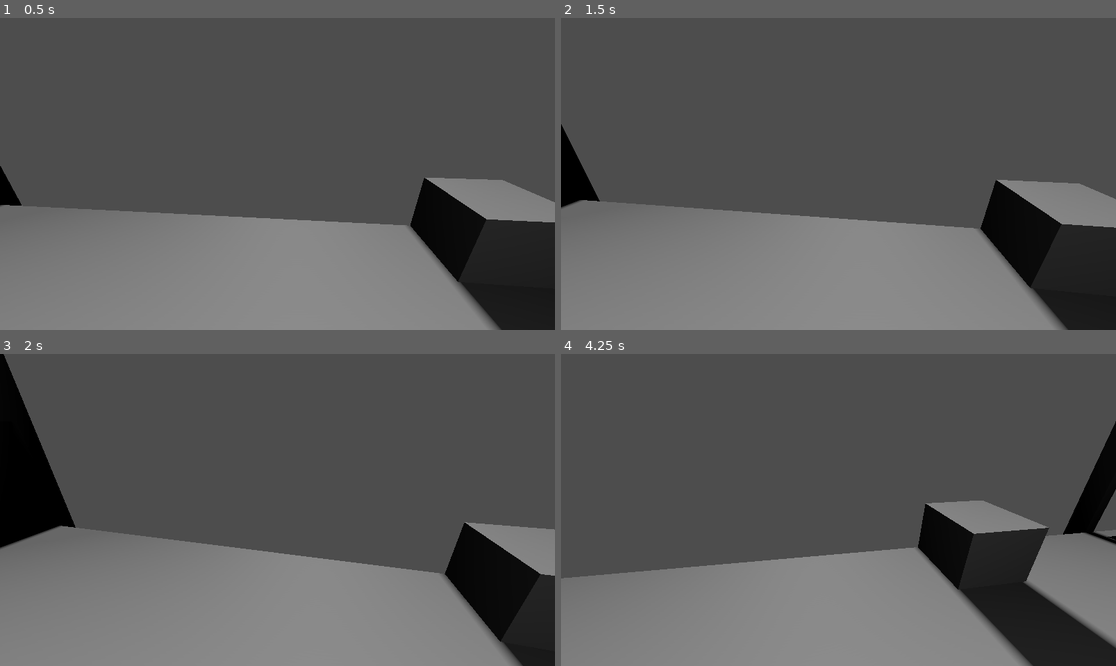
Above: before the commit, frames 1-4 (two rows, left to right).
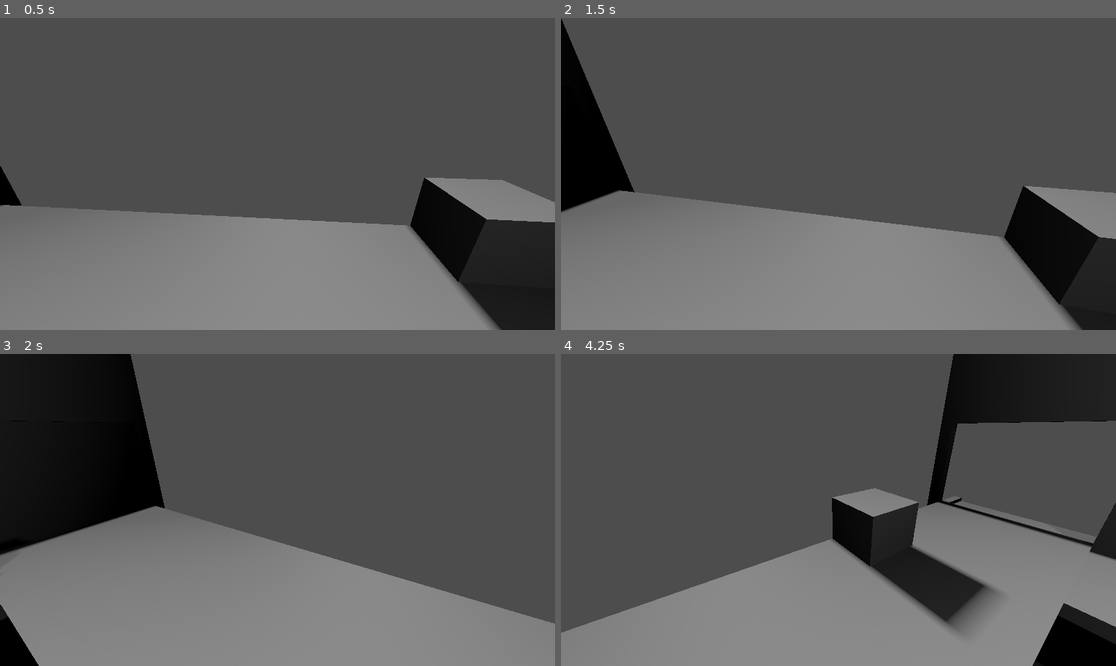
Above: after the commit, the same moments.

Repository: KristenKaiser/BadIdeas2026
Game: Godot game, scene res://Scenes/Main.tscn
Two runs of this game, one before a commit and one after it. Both use one fixed random seed, a clock stepped at 60 frames per second and the inputs below.
Inputs (mouse positions are in pixels of both pictures, inside the frame that each line leads up to):
- Up to frame 1 (0.5 s): no input
- Up to frame 2 (1.5 s): tap Enter at 0.5 s; move the mouse to (960, 158) at 0.52 s; hold Right (ui_right) 0.53-1.28 s; click (960, 158) at 0.67 s; tap Space at 1.25 s; move the mouse to (727, 189) at 1.27 s; hold Left (ui_left) from 1.28 s (still down); click (727, 189) at 1.42 s
- Up to frame 3 (2 s): keep holding Left (ui_left)
- Up to frame 4 (4.25 s): move the mouse to (894, 441) at 2.02 s; release Left (ui_left) at 2.03 s; hold Right (ui_right) 2.03-3.53 s; click (894, 441) at 2.17 s; tap Enter at 2.75 s; move the mouse to (810, 572) at 2.77 s; click (810, 572) at 2.92 s; tap Space at 3.5 s; move the mouse to (1005, 556) at 3.52 s; hold Left (ui_left) from 3.53 s (still down); click (1005, 556) at 3.67 s

Frame 1 is identical in both runs. In frame 2, 7.4% of the frame differs, in the area x 0-100%, y 0-100%; in frame 3, 21%; in frame 4, 27%.

Commit message:
added metrics graph at end of days

Diff:
--- a/bad-ideas-game-jam-2026/Scenes/UI.tscn
+++ b/bad-ideas-game-jam-2026/Scenes/UI.tscn
@@ -1,7 +1,8 @@
-[gd_scene load_steps=3 format=3 uid="uid://5bo23abi3m8c"]
+[gd_scene load_steps=4 format=3 uid="uid://5bo23abi3m8c"]
 
 [ext_resource type="Script" uid="uid://bv4sf2asekh6w" path="res://Scripts/ui.gd" id="1_w371h"]
 [ext_resource type="Script" uid="uid://y8xgidbk47pa" path="res://Scripts/metrics_report.gd" id="2_nxvpl"]
+[ext_resource type="Script" uid="uid://c8fj70611m1yu" path="res://Scripts/score_graph.gd" id="3_dewlx"]
 
 [node name="UI" type="Control" node_paths=PackedStringArray("metrics_card")]
 layout_mode = 3
@@ -14,12 +15,16 @@
 script = ExtResource("1_w371h")
 metrics_card = NodePath("Metrics_Report")
 
-[node name="Metrics_Report" type="CanvasLayer" parent="." node_paths=PackedStringArray("missing_items_label", "incorrect_items_label", "shipped_items_label")]
+[node name="Metrics_Report" type="CanvasLayer" parent="." node_paths=PackedStringArray("missing_items_label", "incorrect_items_label", "shipped_items_label", "missing_items_graph", "incorrect_items_graph", "mistakes_graph", "graphs")]
 visible = false
 script = ExtResource("2_nxvpl")
 missing_items_label = NodePath("VBoxContainer/Missing_Items")
 incorrect_items_label = NodePath("VBoxContainer/Incorrect_Items")
 shipped_items_label = NodePath("VBoxContainer/Shipped_Items")
+missing_items_graph = NodePath("VBoxContainer/Graphs/HBoxContainer/VBoxContainer/missing_items_graph")
+incorrect_items_graph = NodePath("VBoxContainer/Graphs/HBoxContainer/VBoxContainer2/wrong_items_graph")
+mistakes_graph = NodePath("VBoxContainer/Graphs/HBoxContainer2/mistakes_graph")
+graphs = NodePath("VBoxContainer/Graphs")
 
 [node name="ColorRect" type="ColorRect" parent="Metrics_Report"]
 anchors_preset = 15
@@ -27,7 +32,7 @@
 anchor_bottom = 1.0
 grow_horizontal = 2
 grow_vertical = 2
-color = Color(0, 0, 0, 1)
+color = Color(0.9515795, 0.95157963, 0.9515795, 1)
 
 [node name="VBoxContainer" type="VBoxContainer" parent="Metrics_Report"]
 anchors_preset = 15
@@ -40,24 +45,81 @@
 
 [node name="Header" type="Label" parent="Metrics_Report/VBoxContainer"]
 layout_mode = 2
+theme_override_colors/font_color = Color(0, 0, 0, 1)
 text = "Metrics Report"
 horizontal_alignment = 1
 vertical_alignment = 1
 
 [node name="Shipped_Items" type="Label" parent="Metrics_Report/VBoxContainer"]
 layout_mode = 2
+theme_override_colors/font_color = Color(0, 0, 0, 1)
 text = "Missing Items: "
 
 [node name="Missing_Items" type="Label" parent="Metrics_Report/VBoxContainer"]
 layout_mode = 2
+theme_override_colors/font_color = Color(0, 0, 0, 1)
 text = "Missing Items: "
 
 [node name="Incorrect_Items" type="Label" parent="Metrics_Report/VBoxContainer"]
 layout_mode = 2
+theme_override_colors/font_color = Color(0, 0, 0, 1)
 text = "Incorrect Items: "
+
+[node name="Graphs" type="VBoxContainer" parent="Metrics_Report/VBoxContainer"]
+visible = false
+layout_mode = 2
+size_flags_vertical = 3
+
+[node name="HBoxContainer" type="HBoxContainer" parent="Metrics_Report/VBoxContainer/Graphs"]
+layout_mode = 2
+size_flags_vertical = 3
+
+[node name="VBoxContainer" type="VBoxContainer" parent="Metrics_Report/VBoxContainer/Graphs/HBoxContainer"]
+layout_mode = 2
+size_flags_horizontal = 3
+
+[node name="Label" type="Label" parent="Metrics_Report/VBoxContainer/Graphs/HBoxContainer/VBoxContainer"]
+layout_mode = 2
+theme_override_colors/font_color = Color(0, 0, 0, 1)
+text = "Percent Items Missing"
+
+[node name="missing_items_graph" type="ColorRect" parent="Metrics_Report/VBoxContainer/Graphs/HBoxContainer/VBoxContainer"]
+layout_mode = 2
+size_flags_vertical = 3
+script = ExtResource("3_dewlx")
+
+[node name="VBoxContainer2" type="VBoxContainer" parent="Metrics_Report/VBoxContainer/Graphs/HBoxContainer"]
+layout_mode = 2
+size_flags_horizontal = 3
+size_flags_vertical = 3
+
+[node name="Label2" type="Label" parent="Metrics_Report/VBoxContainer/Graphs/HBoxContainer/VBoxContainer2"]
+layout_mode = 2
+theme_override_colors/font_color = Color(0, 0, 0, 1)
+text = "Percent Wrong Items Shipped"
+
+[node name="wrong_items_graph" type="ColorRect" parent="Metrics_Report/VBoxContainer/Graphs/HBoxContainer/VBoxContainer2"]
+layout_mode = 2
+size_flags_vertical = 3
+script = ExtResource("3_dewlx")
+
+[node name="HBoxContainer2" type="VBoxContainer" parent="Metrics_Report/VBoxContainer/Graphs"]
+layout_mode = 2
+size_flags_vertical = 3
+
+[node name="Label3" type="Label" parent="Metrics_Report/VBoxContainer/Graphs/HBoxContainer2"]
+layout_mode = 2
+theme_override_colors/font_color = Color(0, 0, 0, 1)
+text = "Percent Mistakes compared to successes "
+
+[node name="mistakes_graph" type="ColorRect" parent="Metrics_Report/VBoxContainer/Graphs/HBoxContainer2"]
+layout_mode = 2
+size_flags_vertical = 3
+script = ExtResource("3_dewlx")
 
 [node name="ContinueButton" type="Button" parent="Metrics_Report/VBoxContainer"]
 layout_mode = 2
+size_flags_vertical = 10
 text = "Continue"
 
 [connection signal="button_down" from="Metrics_Report/VBoxContainer/ContinueButton" to="Metrics_Report" method="_on_continue_button_button_down"]
--- a/bad-ideas-game-jam-2026/Scripts/Global.gd
+++ b/bad-ideas-game-jam-2026/Scripts/Global.gd
@@ -6,7 +6,7 @@
 var fast_conveyer_speed: float = 1
 var box_drop_speed: float =.8
 var grid_size : float  = .1 # 1.0/6.0
-var base_boxes_per_day : int = 2 #7
+var base_boxes_per_day : int = 1 #7
 var current_boxes_per_day : int
 
 const MERCH_MANAGER = preload("uid://cpxhjnah05wv6")
--- a/bad-ideas-game-jam-2026/Scripts/Managers/score_manager.gd
+++ b/bad-ideas-game-jam-2026/Scripts/Managers/score_manager.gd
@@ -5,14 +5,17 @@
 var count_missing_items : int = 0
 var count_sent_items : int = 0
 var count_incorrect_items : int = 0
-var todays_count_missing_items : int = 0
-var todays_count_sent_items : int = 0
-var todays_count_incorrect_items : int = 0
+var count_missing_items_by_day : Array[int]
+var count_sent_items_by_day : Array[int]
+var count_incorrect_items_by_day : Array[int]
+
+func _ready() -> void:
+	reset_todays_metrics()
 
 func reset_todays_metrics():
-	todays_count_missing_items = 0
-	todays_count_sent_items = 0
-	todays_count_incorrect_items = 0
+	count_incorrect_items_by_day.append(0)
+	count_missing_items_by_day.append(0)
+	count_sent_items_by_day.append(0)
 
 func score_box(box : Box):
 	var requested_items : Dictionary[String , int] = box.order_form.requested_items.duplicate()
@@ -21,23 +24,23 @@
 	for request in requested_items:
 		if sent_items.has(request):
 			count_sent_items += sent_items[request]
-			todays_count_sent_items += sent_items[request]
+			count_sent_items_by_day[count_sent_items_by_day.size() - 1] += sent_items[request]
 			var missing_items = requested_items[request] - sent_items[request]
 			if missing_items < 0:
 				count_incorrect_items += abs(missing_items)
-				todays_count_incorrect_items += abs(missing_items)
+				count_incorrect_items_by_day[count_incorrect_items_by_day.size() - 1] += abs(missing_items)
 			else:
 				count_missing_items += missing_items
-				todays_count_missing_items += missing_items
+				count_missing_items_by_day[count_missing_items_by_day.size() - 1] += missing_items
 		else:
 			count_missing_items += requested_items[request]
-			todays_count_missing_items += requested_items[request]
+			count_missing_items_by_day[count_missing_items_by_day.size() - 1] += requested_items[request]
 		sent_items.erase(request)
 	for item in sent_items:
 		count_sent_items += sent_items[item]
-		todays_count_sent_items += sent_items[item]
+		count_sent_items_by_day[count_sent_items_by_day.size() - 1] += sent_items[item]
 		count_incorrect_items += sent_items[item]
-		todays_count_incorrect_items += sent_items[item]
+		count_incorrect_items_by_day[count_incorrect_items_by_day.size() - 1] += sent_items[item]
 
 func end_round():
 	reset_todays_metrics()
--- a/bad-ideas-game-jam-2026/Scripts/box.gd
+++ b/bad-ideas-game-jam-2026/Scripts/box.gd
@@ -236,7 +236,7 @@
 		ghost.is_ghost = true
 		Global.merch_manager.get_last_held_merch().get_parent().add_child(ghost)
 		ghost.reparent(self)
-		#self.add_child(ghost)
+		ghost.rotation_degrees = Vector3(0, -90, -90)
 		ghost.duplicate_globals(Global.merch_manager.get_last_held_merch())
 		ghost.collision_shape.disabled = true
 		ghost.object_mesh.transparency =.5
--- a/bad-ideas-game-jam-2026/Scripts/main_camera.gd
+++ b/bad-ideas-game-jam-2026/Scripts/main_camera.gd
@@ -23,7 +23,7 @@
 
 func _process(delta: float) -> void:
 	if current_direction == Direction.CENTER:
-		Global.camera_manager.follow_mouse(self, center_rotation, x_max_rotation_change, y_max_rotation_change, delta, 30., Vector2(.75,.75))
+		Global.camera_manager.follow_mouse(self, center_rotation, x_max_rotation_change, y_max_rotation_change, delta, 100.0, Vector2(.75,.75))
 
 func _unhandled_input(event: InputEvent):
 	if event.is_action_pressed("ui_right"):
--- a/bad-ideas-game-jam-2026/Scripts/metrics_report.gd
+++ b/bad-ideas-game-jam-2026/Scripts/metrics_report.gd
@@ -4,6 +4,11 @@
 @export var missing_items_label :Label
 @export var incorrect_items_label :Label
 @export var shipped_items_label :Label
+@export var missing_items_graph : ScoreGraph
+@export var incorrect_items_graph : ScoreGraph
+@export var mistakes_graph : ScoreGraph
+@export var graphs : VBoxContainer
+
 
 func close_metrics_card():
 	self.hide()
@@ -11,11 +16,46 @@
 func _on_continue_button_button_down() -> void:
 	Global.score_manager.reset_todays_metrics()
 	close_metrics_card()
+	Global.box_manager.box_dropper.drop_box()
 
 
 func fill_metrics_card():
-	shipped_items_label.text = "Shipped Merchandise: %s units" %Global.score_manager.todays_count_sent_items
-	missing_items_label.text = "Missing Merchandise: %s units" %Global.score_manager.todays_count_missing_items
-	incorrect_items_label.text = "Incorrect Merchandise Shipped: %s units" %Global.score_manager.todays_count_incorrect_items
+	shipped_items_label.text = "Shipped Merchandise: %s units" %Global.score_manager.count_sent_items_by_day.back()
+	missing_items_label.text = "Missing Merchandise: %s units" %Global.score_manager.count_missing_items_by_day.back()
+	incorrect_items_label.text = "Incorrect Merchandise Shipped: %s units" %Global.score_manager.count_incorrect_items_by_day.back()
+	if Global.score_manager.count_incorrect_items_by_day.size() < 2:
+		graphs.hide()
+		return
 
-	##TODO add more metrics showing metrics over time
+# missing items / total requested items
+	var missing_over_time: Array[Vector2] = []
+	for day in range(Global.score_manager.count_sent_items_by_day.size()):
+		var requested_items_count : float = float(Global.score_manager.count_sent_items_by_day[day] + Global.score_manager.count_missing_items_by_day[day] - Global.score_manager.count_incorrect_items_by_day[day])
+		missing_over_time.append(Vector2(day, float(Global.score_manager.count_missing_items_by_day[day])/ requested_items_count))
+	print("\nmissing over time:")
+	print(missing_over_time)
+	missing_items_graph.update_graph(missing_over_time)
+
+# incorrect items over / all shipped items
+	var incorrect_over_time: Array[Vector2] = []
+	for day in range(Global.score_manager.count_sent_items_by_day.size()):
+		incorrect_over_time.append(Vector2(day, float(Global.score_manager.count_incorrect_items_by_day[day])/float(Global.score_manager.count_sent_items_by_day[day])))
+	print("\nincorrect over time: %a")
+	print(incorrect_over_time)
+
+	incorrect_items_graph.update_graph(incorrect_over_time)
+
+	# (missing items + incorrect items) / (missing items + incorrect items + correct items)
+	var mistakes_over_time : Array[Vector2] = []
+	var biggest_mistake_ratio : float = 0.0
+	for day in range(Global.score_manager.count_sent_items_by_day.size()):
+		var mistake_count = Global.score_manager.count_incorrect_items_by_day[day] + Global.score_manager.count_missing_items_by_day[day]
+		print("mistakes over_time = %s /%s + %s"%[float(mistake_count),float(Global.score_manager.count_sent_items_by_day[day]) ,float(Global.score_manager.count_missing_items_by_day[day])])
+		mistakes_over_time.append(Vector2(day, float(mistake_count) / (float(Global.score_manager.count_sent_items_by_day[day] + float(Global.score_manager.count_missing_items_by_day[day])))))
+		if mistakes_over_time.back().y > biggest_mistake_ratio : biggest_mistake_ratio = mistakes_over_time.back().y
+	print("\nmistakes_over_time: %a")
+	print(mistakes_over_time)
+	if biggest_mistake_ratio > 1.0:
+		mistakes_graph.update_graph(mistakes_over_time, 0, floor(snapped(biggest_mistake_ratio, .1) * 10))
+	else:
+		mistakes_graph.update_graph(mistakes_over_time)
--- /dev/null
+++ b/bad-ideas-game-jam-2026/Scripts/score_graph.gd
@@ -0,0 +1,68 @@
+extends ColorRect
+class_name ScoreGraph
+
+var points : Array[Vector2]
+var x_gridlines : Array[Vector2]
+var y_gridlines : Array[Vector2]
+var highval : Vector2
+var lowval : Vector2
+var y_high: int
+var y_low : int
+
+func update_graph(new_points : Array[Vector2], new_y_low : int = 0, new_y_high : int = 10 ):
+	y_high = new_y_high
+	y_low = new_y_low
+	points = new_points
+
+	set_high_and_low_value()
+	#normalize points
+	for point in range(points.size()):
+		points[point].x = (points[point].x-lowval.x) / (highval.x - lowval.x)
+		points[point].y = (1 - points[point].y) * (y_high  - y_low) * .1
+
+	#scale points to local space
+	for point in range(points.size()):
+		points[point] *= size
+	queue_redraw()
+
+func set_high_and_low_value():
+	highval = Vector2.ZERO
+	lowval = points[0]
+
+	for point in points:
+		if point.x > highval.x:
+			highval.x = point.x
+		if point.y > highval.y:
+			highval.y = point.y
+
+		if point.x < lowval.x:
+			lowval.x = point.x
+		if point.y < lowval.y:
+			lowval.y = point.y
+
+func set_gridlines():
+
+	##TODO set intervals of ten to red
+	x_gridlines = []
+	y_gridlines = []
+	var gridline_count : Vector2 = highval - lowval
+	for line in range(gridline_count.x):
+		x_gridlines.append(Vector2((line/gridline_count.x) * size.x, size.y))
+	for line in range(y_low, y_high ):
+		y_gridlines.append(Vector2(size.x, (float(line)/float(y_high)) * size.y))
+
+func _draw() -> void:
+	if points.size() >= 2:
+		set_gridlines()
+		for line in x_gridlines:
+			draw_line(Vector2(line.x, 0), line, Color.GRAY)
+
+		for line in y_gridlines:
+			draw_line(Vector2(0, line.y), line, Color.GRAY)
+
+		# draw metric line
+		draw_polyline(PackedVector2Array(points), Color.BLACK, 2.0, true)
+
+
+func _on_draw_graph_button_button_down() -> void:
+	update_graph([Vector2(0,5), Vector2(1,3), Vector2(2,0), Vector2(3,5), Vector2(4,0)])
Not shown, added: bad-ideas-game-jam-2026/Scripts/score_graph.gd.uid
